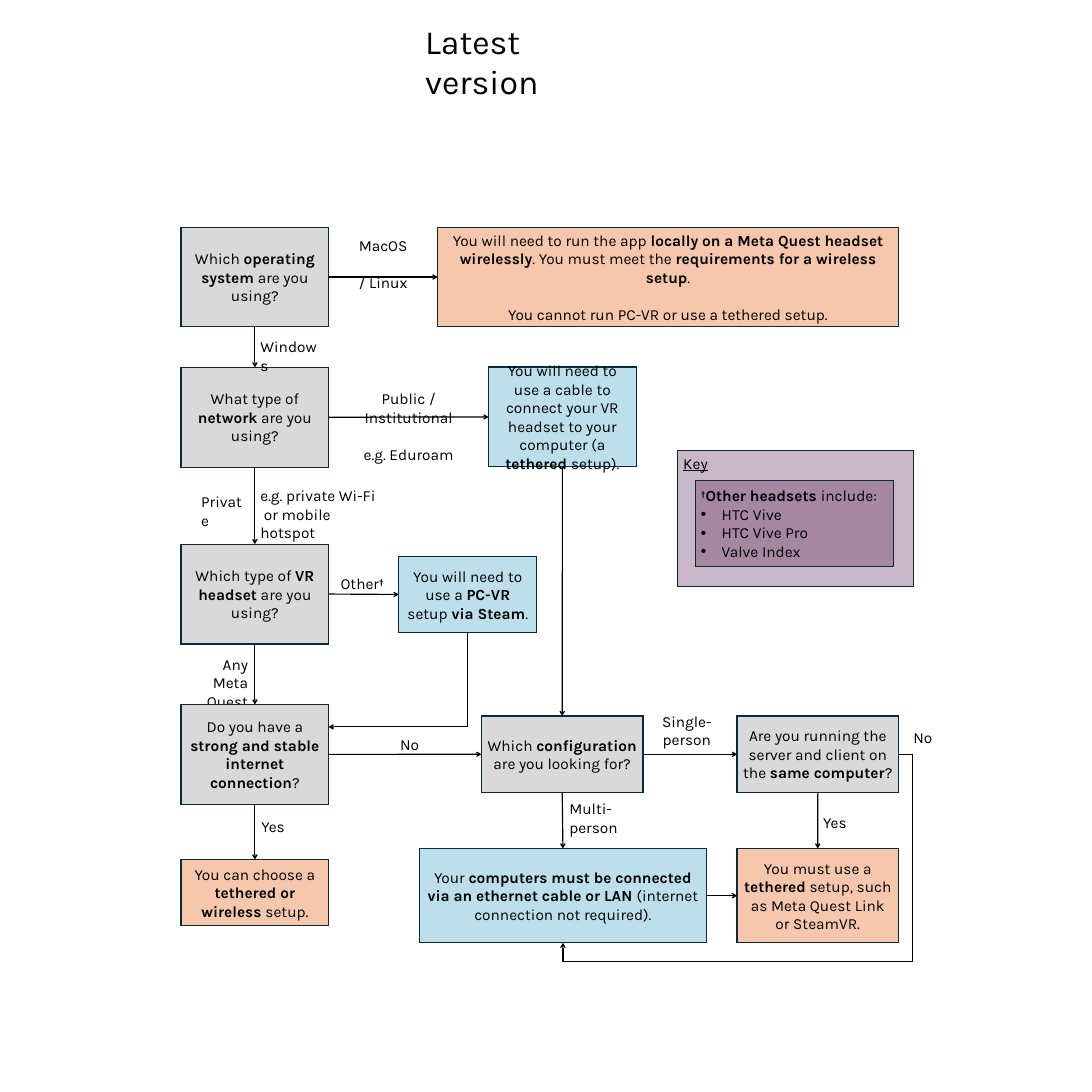
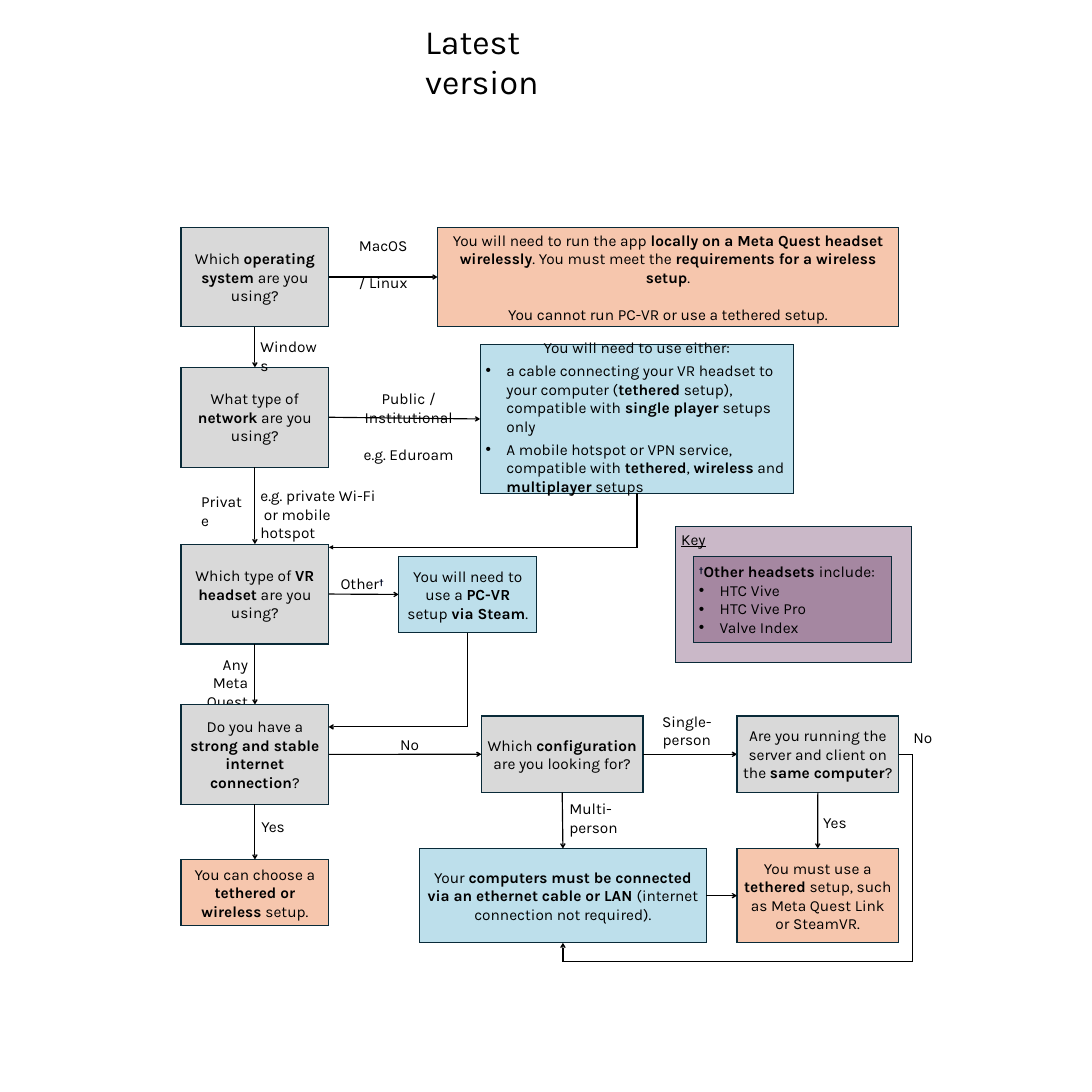
Before and after one commit to IRL2/nanover-docs, a slide deck: slide 1 of source/assets/flow-chart.pptx. Drawn at 1092x1092 pixels with LibreOffice and Linux fonts; fonts in the diff are those of the drawing. Boxes give left, top, right and bottom in pixels: in the first picture for what was removed or moved away, otherwise in the second. Text is boxed around its words. In the diff, an @@ line names an element or a change of style, - is before the commit and + after.

```diff
--- a/source/assets/flow-chart.pptx
+++ b/source/assets/flow-chart.pptx
@@ rectangle "You will need to use ...": place and size @@
-rectangle "You will need to use ..." at [489, 367, 636, 467]
+rectangle "You will need to use ..." at [480, 344, 794, 493]
@@ text in rectangle at [506, 340, 784, 496]: text changed @@
-You will need to use a cable to connect your VR headset to your computer (a tethered setup).
+You will need to use either:
+• a cable connecting your VR headset to your computer (tethered setup), compatible with single player setups only
+• A mobile hotspot or VPN service, compatible with tethered, wireless and multiplayer setups
@@ arrow moved from (329, 417) - (489, 417) to (329, 417) - (480, 419) @@
@@ arrow removed from (562, 467) to (562, 716) @@
@@ elbow arrow added from (637, 493) to (328, 547), #000000 1.5 pt @@
@@ rectangle "Key": place and size @@
-rectangle "Key" at [678, 451, 914, 587]
+rectangle "Key" at [675, 527, 912, 663]
@@ rectangle "†Other headsets include:": place and size @@
-rectangle "†Other headsets include:" at [695, 481, 893, 566]
+rectangle "†Other headsets include:" at [693, 557, 891, 642]
```
Also in this commit, not shown: 2 other files.
